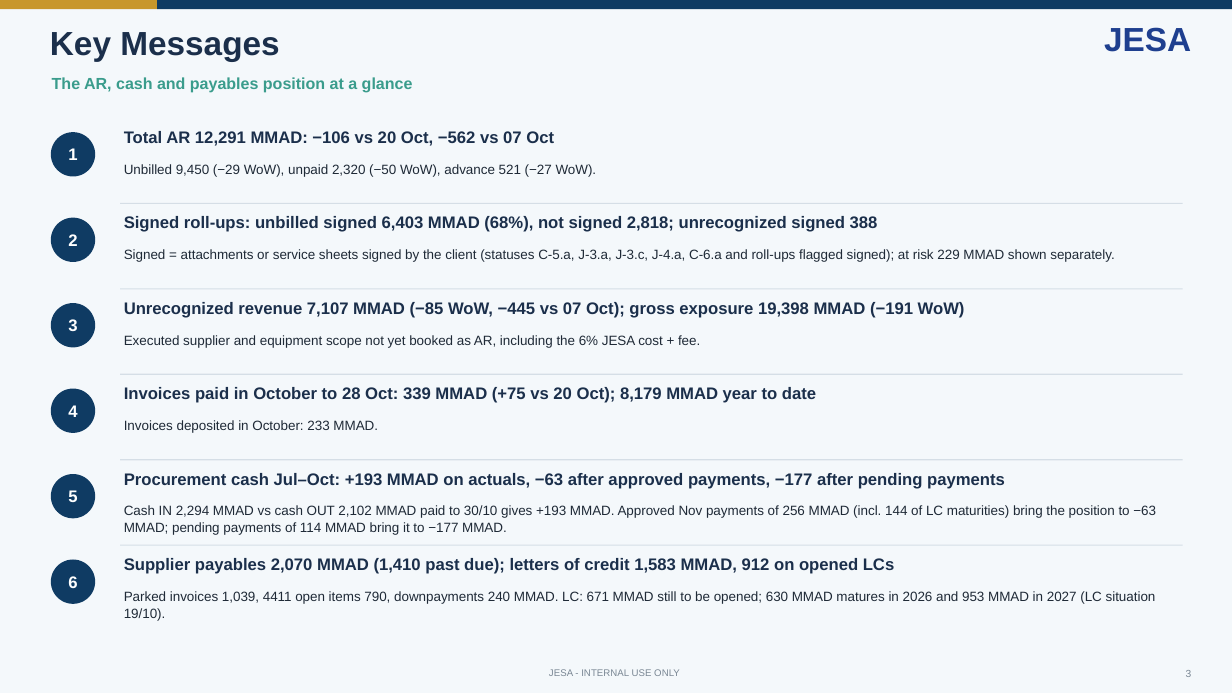
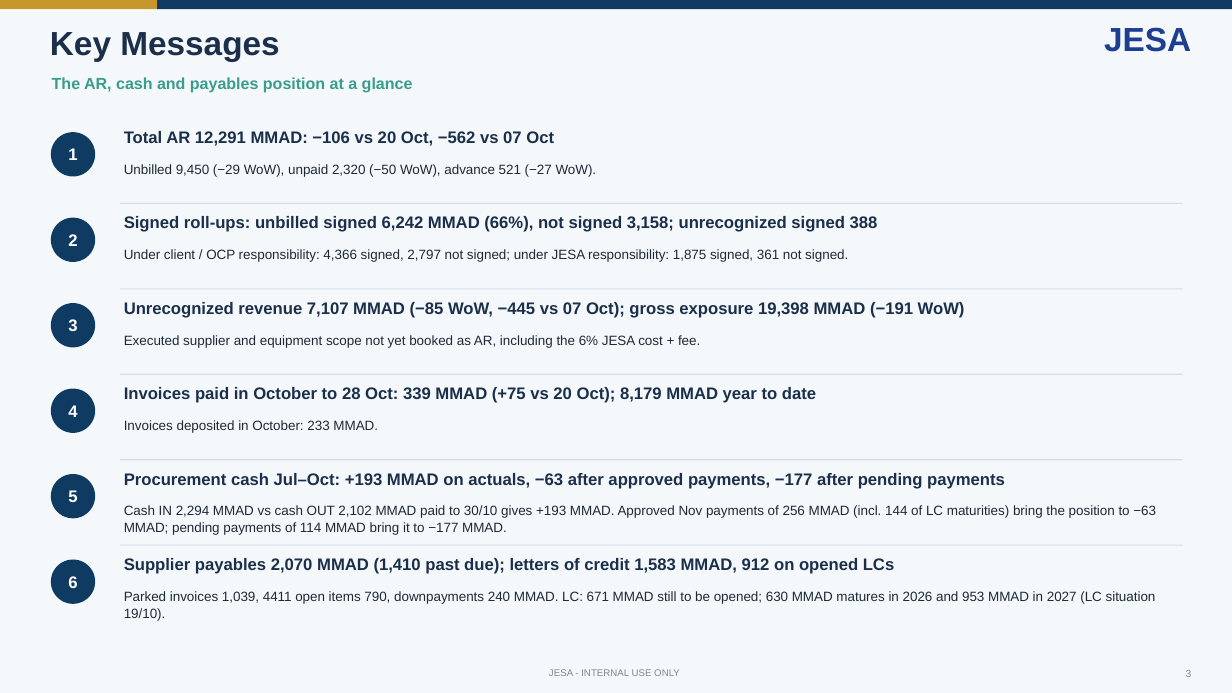
Before and after one commit to cherkaouihassan-art/Skills-Repo, a slide deck: slide 3 of weekly-ar-cash-deck/output/JESA_AR_Cash_Position_Nov_W1_2026-11-04_DRAFT.pptx. Drawn at 1232x693 pixels with LibreOffice and Linux fonts; fonts in the diff are those of the drawing. Boxes give left, top, right and bottom in pixels: in the first picture for what was removed or moved away, otherwise in the second. Text is boxed around its words. In the diff, an @@ line names an element or a change of style, - is before the commit and + after.

```diff
--- a/weekly-ar-cash-deck/output/JESA_AR_Cash_Position_Nov_W1_2026-11-04_DRAFT.pptx
+++ b/weekly-ar-cash-deck/output/JESA_AR_Cash_Position_Nov_W1_2026-11-04_DRAFT.pptx
@@ text at (x1=124, y1=216, x2=878, y2=232): text changed @@
-Signed roll-ups: unbilled signed 6,403 MMAD (68%), not signed 2,818; unrecognized signed 388
+Signed roll-ups: unbilled signed 6,242 MMAD (66%), not signed 3,158; unrecognized signed 388
@@ text at (x1=124, y1=249, x2=848, y2=262): text changed @@
-Signed = attachments or service sheets signed by the client (statuses C-5.a, J-3.a, J-3.c, J-4.a, C-6.a and roll-ups flagged signed); at risk 229 MMAD shown separately.
+Under client / OCP responsibility: 4,366 signed, 2,797 not signed; under JESA responsibility: 1,875 signed, 361 not signed.
```
Also in this commit, not shown: 2 other slides changed, 8 other files.
